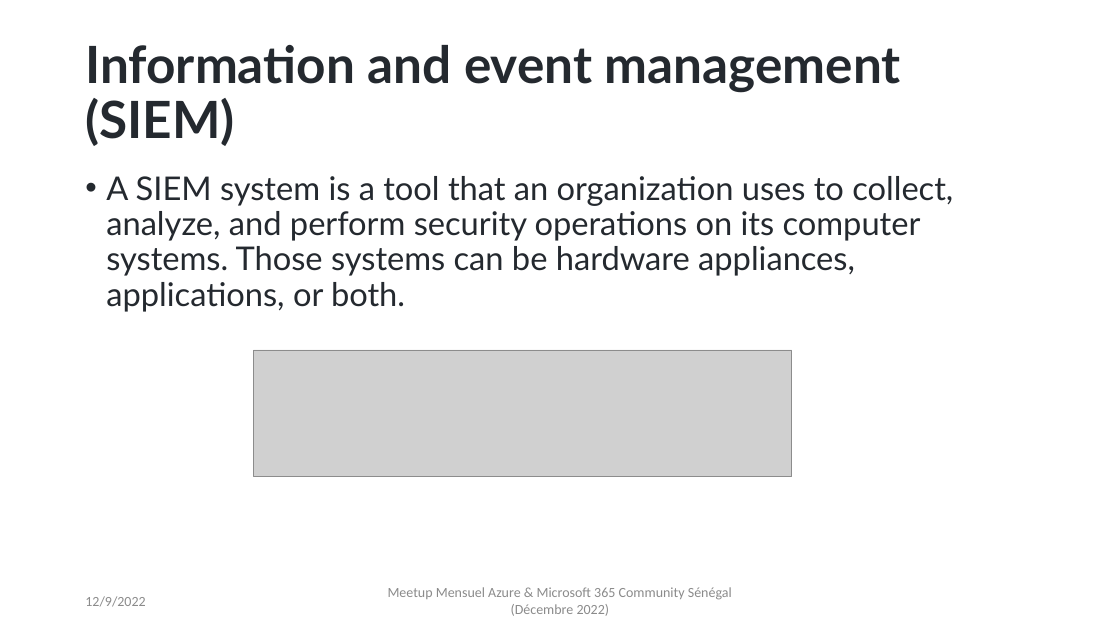
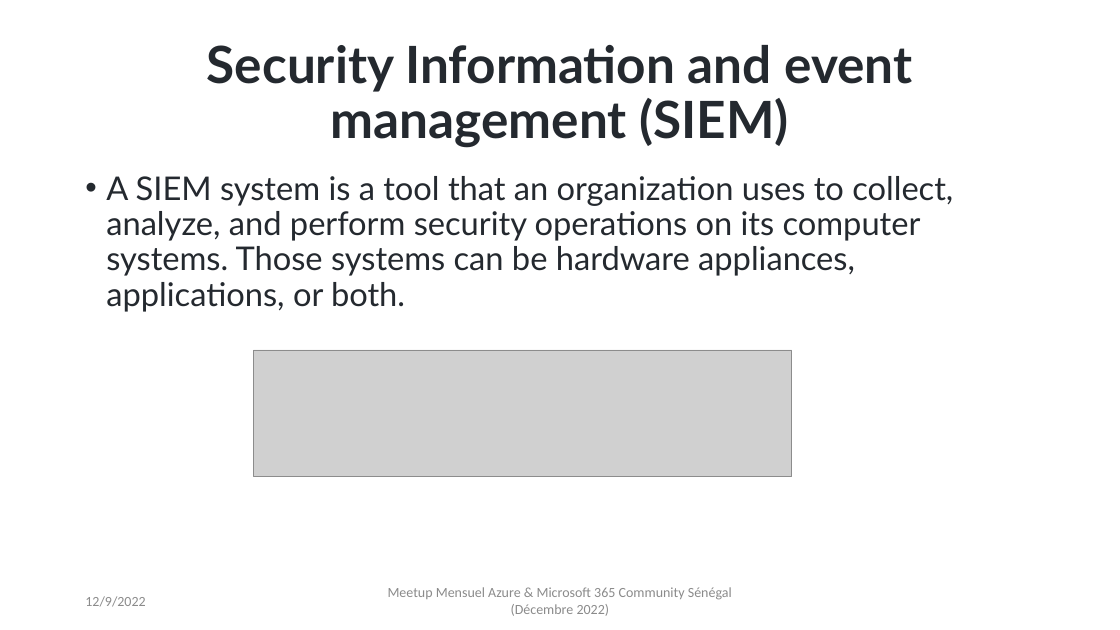
Before and after one commit to azurecorner/Meetup-Azure-Microsoft-365-Community-Microsoft-Sentinel, a slide deck: slide 3 of Presentation.pptx. Drawn at 1120x630 pixels with LibreOffice and Linux fonts; fonts in the diff are those of the drawing; grey boxes stand for pictures. Boxes give left, top, right and bottom in pixels: in the first picture for what was removed or moved away, otherwise in the second. Text is boxed around its words. In the diff, an @@ line names an element or a change of style, - is before the commit and + after.

```diff
--- a/Presentation.pptx
+++ b/Presentation.pptx
@@ title at <box>207,45,912,148</box>: text changed @@
-Information and event management (SIEM)
+Security Information and event management (SIEM)
```
Also in this commit, not shown: 2 other slides changed, 1 other file.
